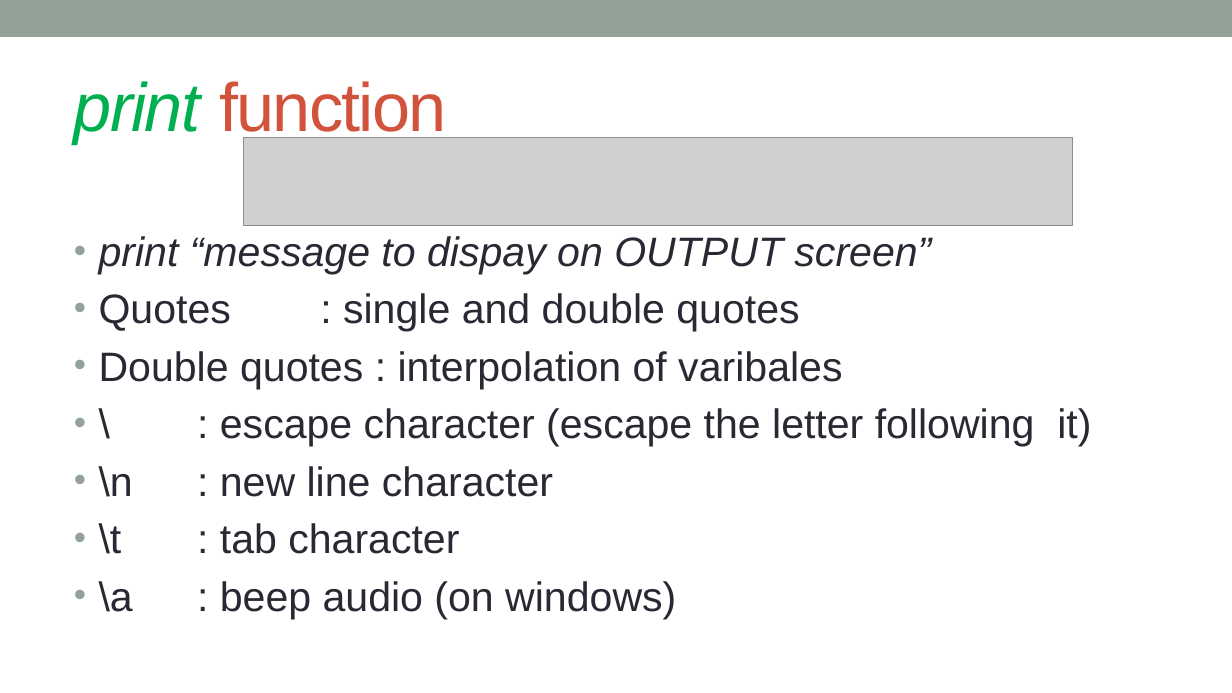
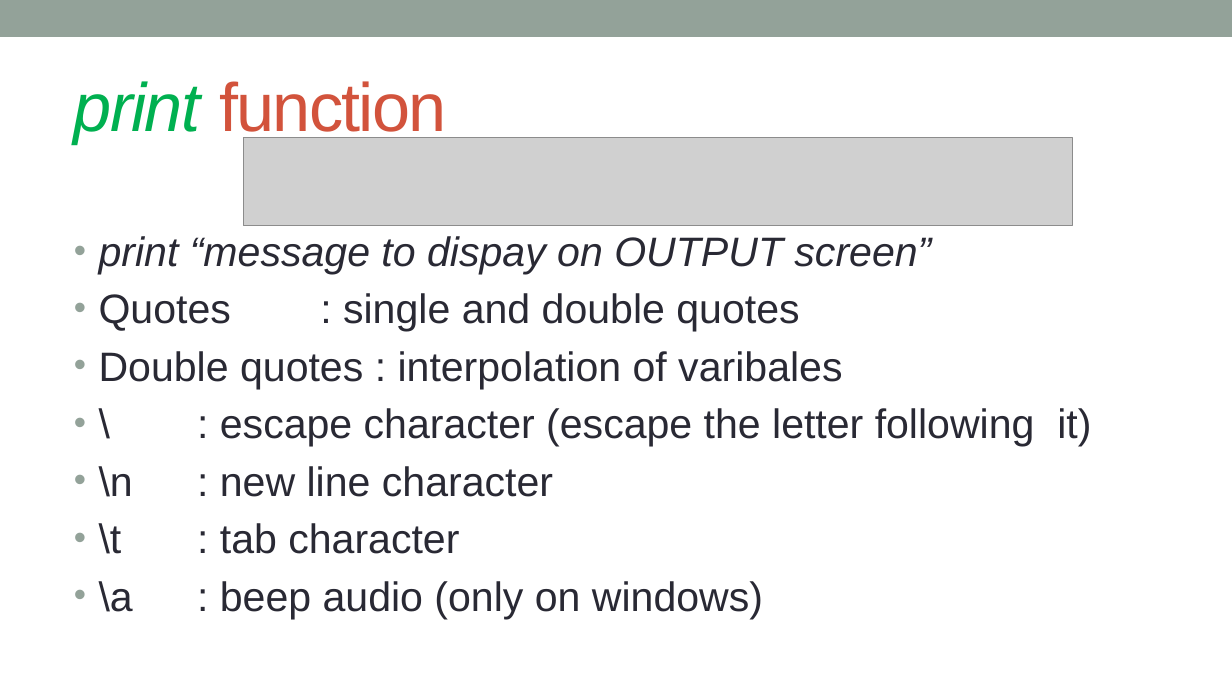
Before and after one commit to kanhu-pcr-code/bioinfo-PERL-course, a slide deck: slide 18 of PPTs/Getting_stared_with_perl.pptx (slide 17 before the commit). Drawn at 1232x693 pixels with LibreOffice and Linux fonts; fonts in the diff are those of the drawing; grey boxes stand for pictures. Boxes give left, top, right and bottom in pixels: in the first picture for what was removed or moved away, otherwise in the second. Text is boxed around its words. In the diff, an @@ line names an element or a change of style, - is before the commit and + after.

```diff
--- a/PPTs/Getting_stared_with_perl.pptx
+++ b/PPTs/Getting_stared_with_perl.pptx
@@ text at (99,581,763,619): text changed @@
-• \a : beep audio (on windows)
+• \a : beep audio (only on windows)
```
Also in this commit, not shown: 1 other slide changed, 1 slide added, 8 other files.
